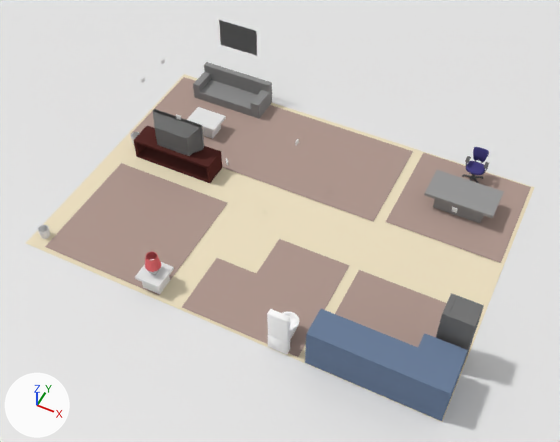
A saved change to the Blender file blender/smarthome_in.blend.
One viewpoint serves both versions: a 50 mm camera at (5.38, -11.19, 13.64) aimed at (0.12, -0.67, 0.5). The lights are fixed; the arrows at lower left show +X, +Y and +Z.

In view in the first picture: 'bathroomCarpet', 'bedroomCarpet', 'couch', 'floor', 'ground', 'kitchenCarpet', 'kitchenTable', 'livingCarpet', 'officeCarpet', 'office_table', 'tv', 'tv_table'.
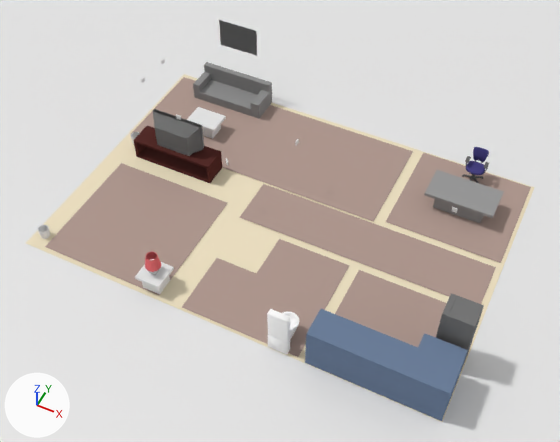
What differs and where, as boxes [x1, y1, x2, y2] in the pictures (560 x 442 px):
```json
{"object": "hallwayCarpet", "change": "added", "after": [240, 184, 496, 304], "on screen": "beige"}
```

Edits to the scene script, one JSON object a line:
```json
{"op": "add", "block": "ob_hallwaycarpet", "code": ["ob_hallwaycarpet = bpy.data.objects.new('hallwayCarpet', me_plane_005.copy())  # the mesh of ob_livingcarpet", "ob_hallwaycarpet.location = (0.64, -0.08, 0.02)", "ob_hallwaycarpet.scale = (1.63, 0.707, 1.53)"]}
```
